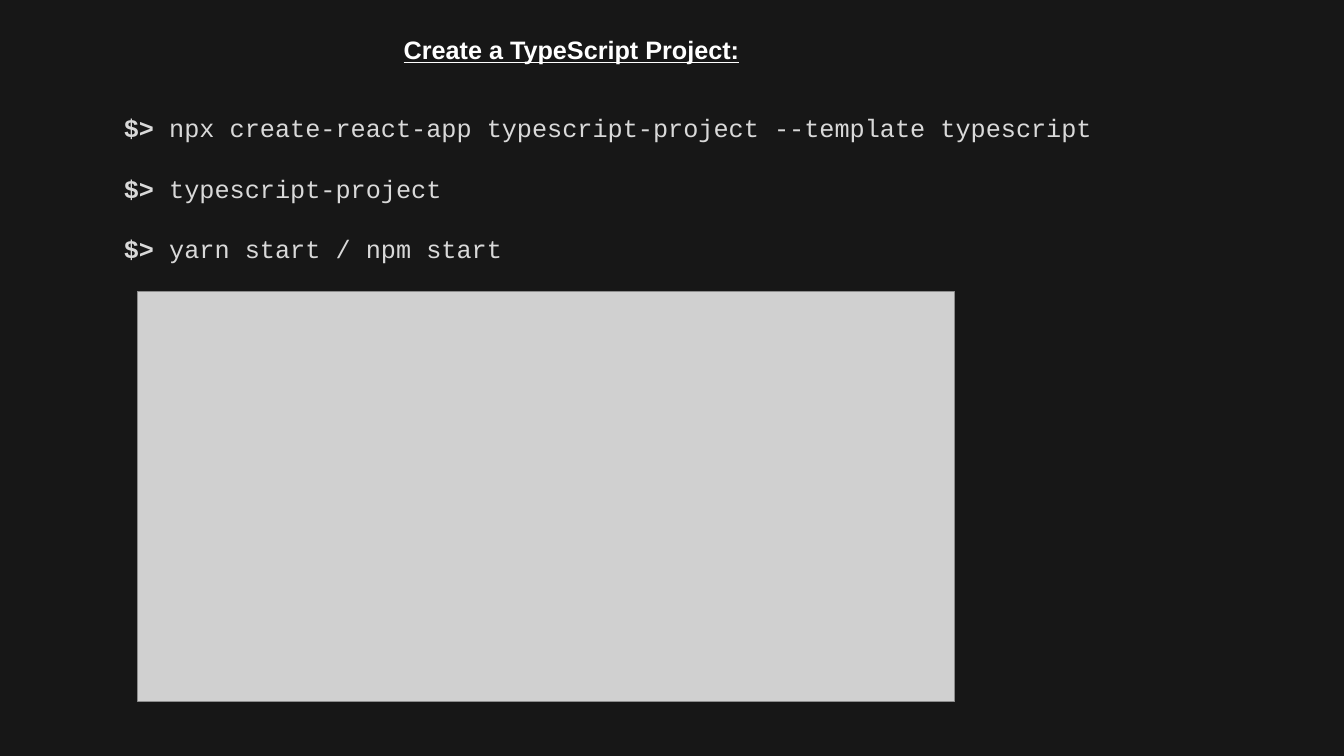
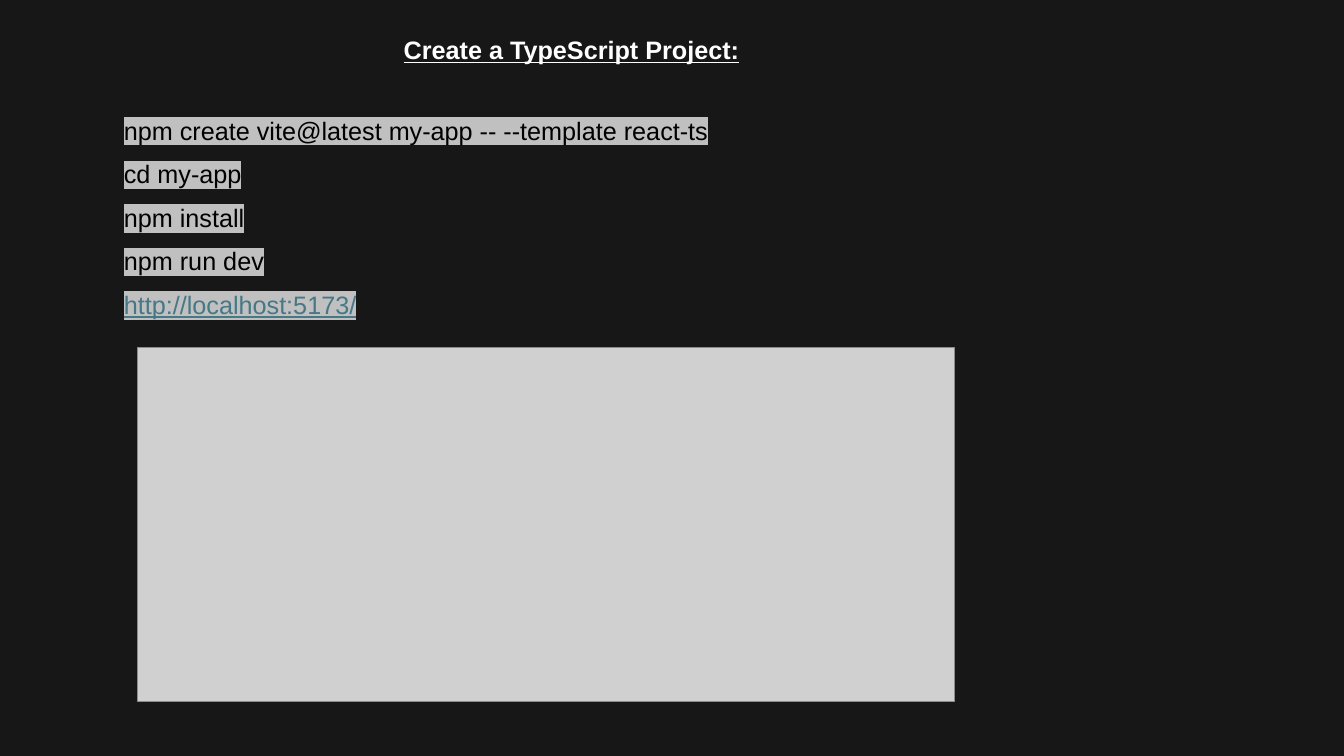
Before and after one commit to anodiamadmin/experiments, a slide deck: slide 3 of Learn-Typescript/TypeScript-Notes.pptx (slide 1 before the commit). Drawn at 1344x756 pixels with LibreOffice and Linux fonts; fonts in the diff are those of the drawing; grey boxes stand for pictures. Boxes give left, top, right and bottom in pixels: in the first picture for what was removed or moved away, otherwise in the second. Text is boxed around its words. In the diff, an @@ line names an element or a change of style, - is before the commit and + after.

```diff
--- a/Learn-Typescript/TypeScript-Notes.pptx
+++ b/Learn-Typescript/TypeScript-Notes.pptx
@@ text at <box>124,121,708,319</box>: text changed; font Courier New to Arial; text colour #D9D9D9 to #000000 @@
-$> npx create-react-app typescript-project --template typescript
-$> typescript-project
-$> yarn start / npm start
+npm create vite@latest my-app -- --template react-ts
+cd my-app
+npm install
+npm run dev
+http://localhost:5173/
@@ picture: place and size @@
-picture at <box>138,291,955,702</box>
+picture at <box>138,348,955,702</box>
```
Also in this commit, not shown: 2 slides added.
